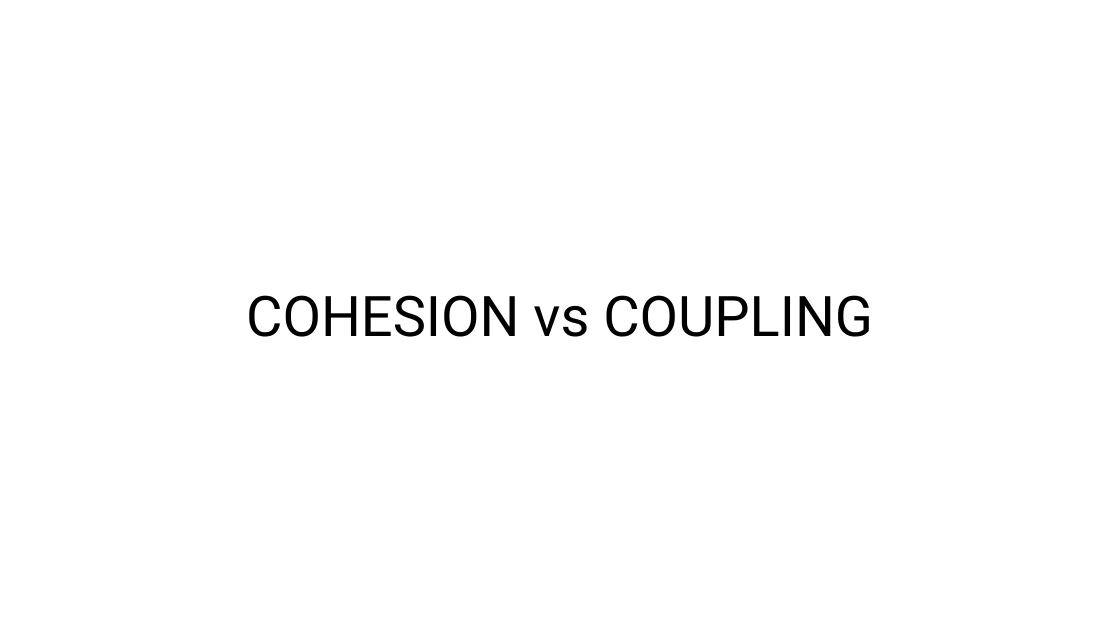
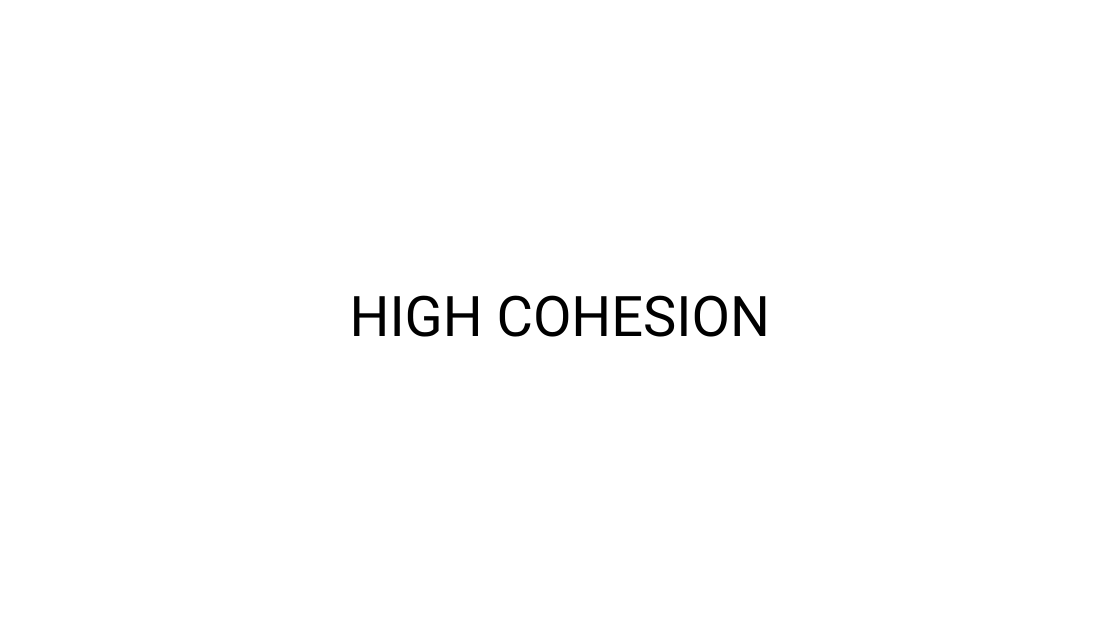
Before and after one commit to rkhaimov/brain-gym, a slide deck: slide 3 of Презентация.pptx (slide 15 before the commit). Drawn at 1120x630 pixels with LibreOffice and Linux fonts; fonts in the diff are those of the drawing. Boxes give left, top, right and bottom in pixels: in the first picture for what was removed or moved away, otherwise in the second. Text is boxed around its words. In the diff, an @@ line names an element or a change of style, - is before the commit and + after.

```diff
--- a/Презентация.pptx
+++ b/Презентация.pptx
@@ text at [350, 295, 770, 337]: text changed @@
-COHESION vs COUPLING
+HIGH COHESION
```
Also in this commit, not shown: 2 slides removed, 1 other file.
